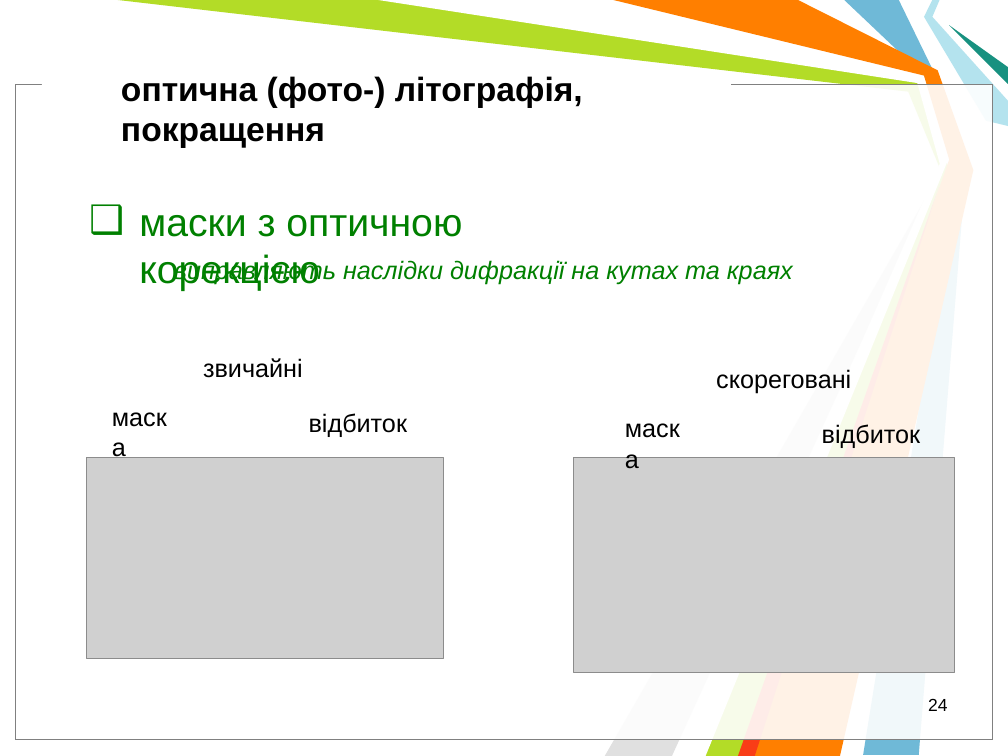
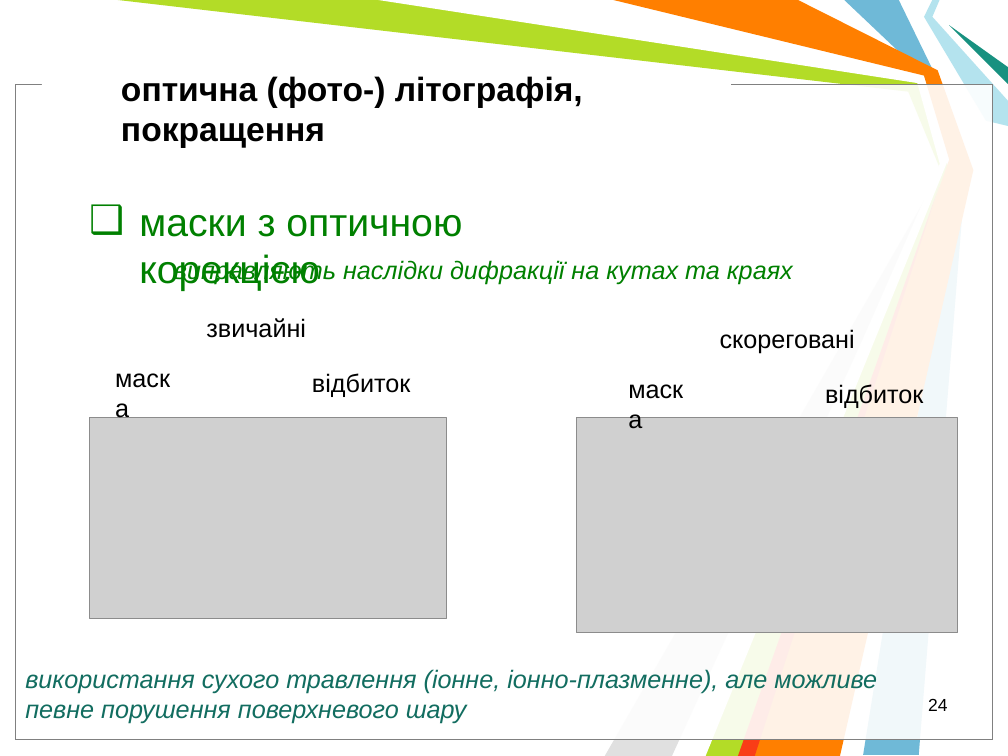
Before and after one commit to l432/NMK, a slide deck: slide 24 of Lecture/nanoSystem/2021_22/Present/OsnFizNanoV2.ppt. Drawn at 1008x756 pixels with LibreOffice and Linux fonts; fonts in the diff are those of the drawing; grey boxes stand for pictures; background and template pictures are left out. Boxes give left, top, right and bottom in pixels: in the first picture for what was removed or moved away, otherwise in the second. Text is boxed around its words. In the diff, an @@ line names an element or a change of style, - is before the commit and + after.

```diff
--- a/Lecture/nanoSystem/2021_22/Present/OsnFizNanoV2.ppt
+++ b/Lecture/nanoSystem/2021_22/Present/OsnFizNanoV2.ppt
@@ 6 texts, 2 pictures: place and size @@
-6 texts, 2 pictures at [87,358,955,672]
+6 texts, 2 pictures at [90,318,958,633]
@@ text added at [25,669,877,724], 18 pt, text #126D60, italic @@
+використання сухого травлення (іонне, іонно-плазменне), але можливе певне порушення поверхневого шару
```
Also in this commit, not shown: 2 other slides changed, 9 slides added, 2 slides removed.
